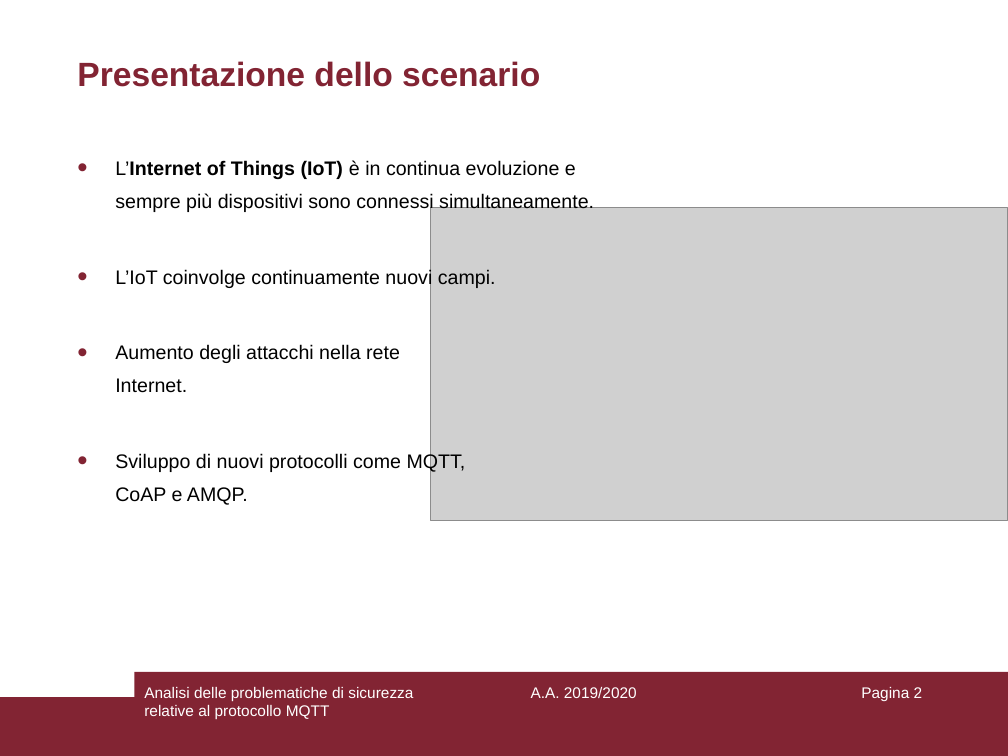
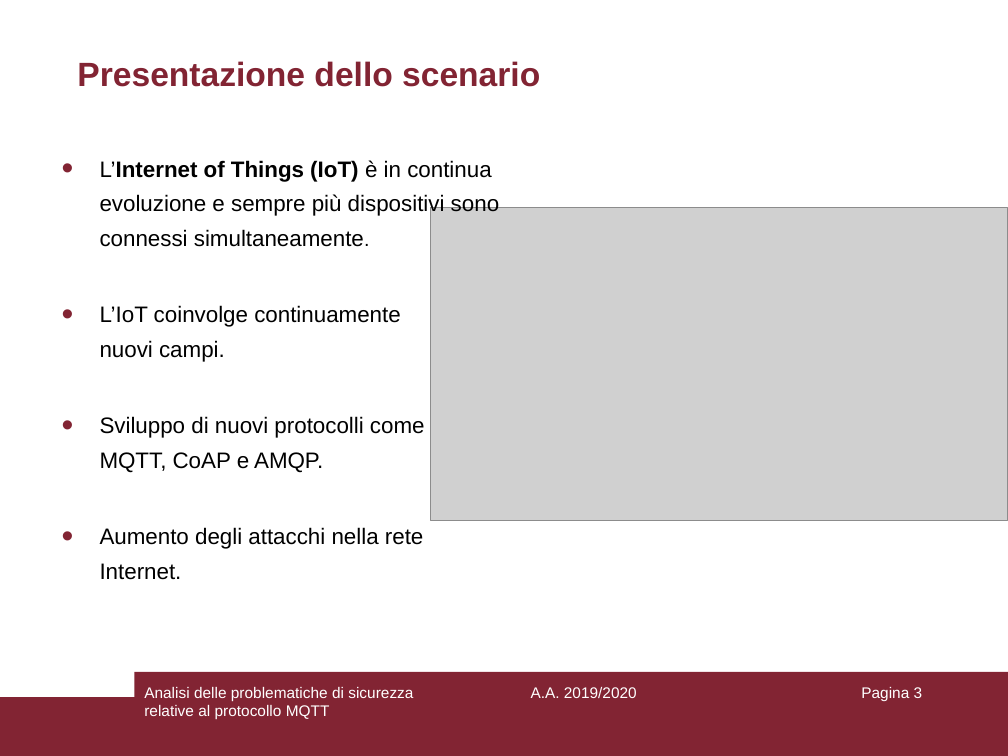
Before and after one commit to aedoardo/bachelor-degree-thesis, a slide deck: slide 3 of slides/Presentazione.ppt (slide 2 before the commit). Drawn at 1008x756 pixels with LibreOffice and Linux fonts; fonts in the diff are those of the drawing; grey boxes stand for pictures. Boxes give left, top, right and bottom in pixels: in the first picture for what was removed or moved away, otherwise in the second. Text is boxed around its words. In the diff, an @@ line names an element or a change of style, - is before the commit and + after.

```diff
--- a/slides/Presentazione.ppt
+++ b/slides/Presentazione.ppt
@@ text "L’Internet of Things (IoT) è ...": place and size @@
-text "L’Internet of Things (IoT) è ..." at bbox=[115, 160, 594, 505]
+text "L’Internet of Things (IoT) è ..." at bbox=[100, 160, 499, 580]
@@ text at bbox=[100, 160, 499, 580]: size 14 to 16 pt in "L’Internet of Things (IoT) è in continua ...", "L’IoT coinvolge continuamente nuovi campi.", "Aumento degli attacchi nella rete Internet."; line spacing 1.4 to 1.3 @@
@@ text at bbox=[100, 416, 425, 473]: paragraph added @@
+• Sviluppo di nuovi protocolli come
+  MQTT, CoAP e AMQP.
@@ text at bbox=[115, 453, 466, 505]: paragraph removed @@
-• Sviluppo di nuovi protocolli come MQTT,
-  CoAP e AMQP.
@@ page number at bbox=[861, 687, 923, 701]: text changed @@
-Pagina 2
+Pagina 3
```
Also in this commit, not shown: 12 other slides changed, 7 slides added.
